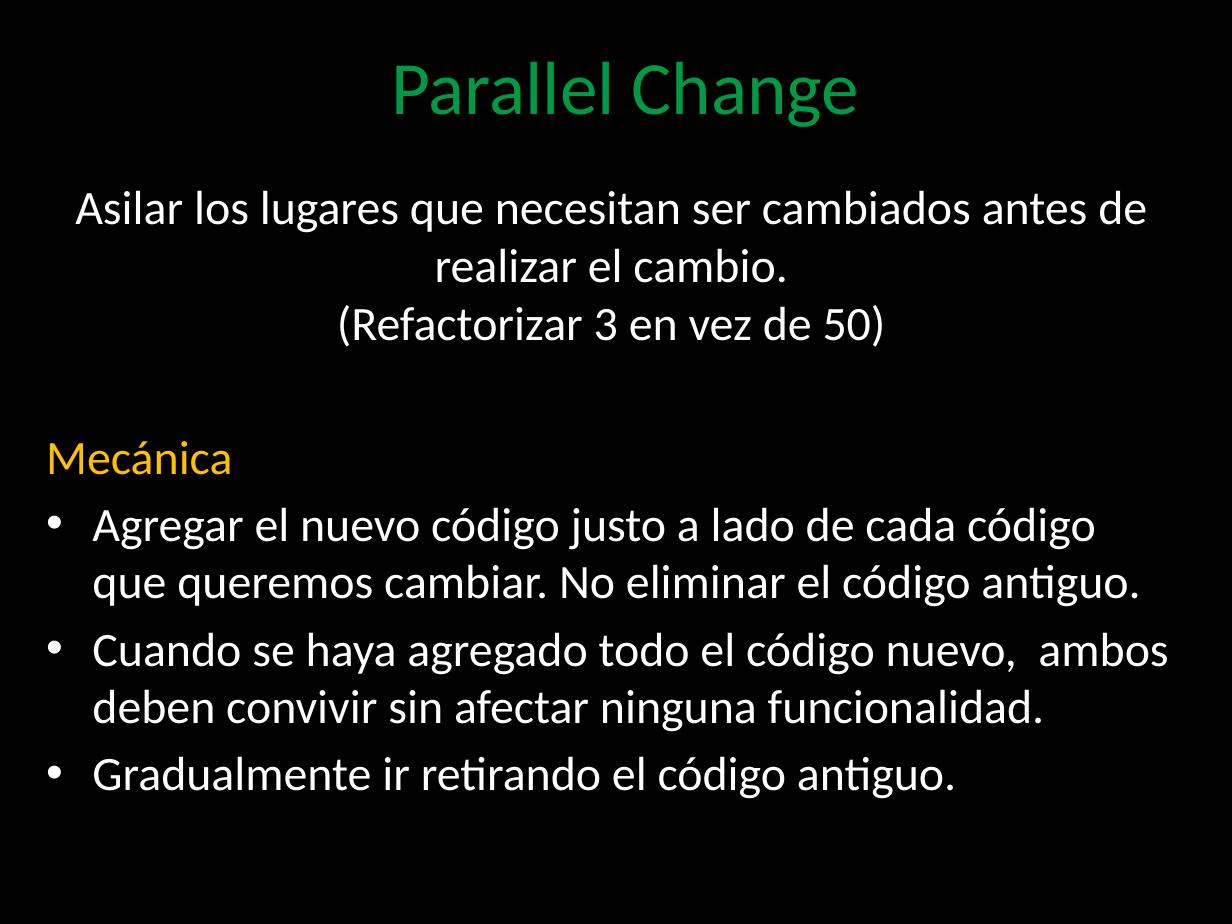
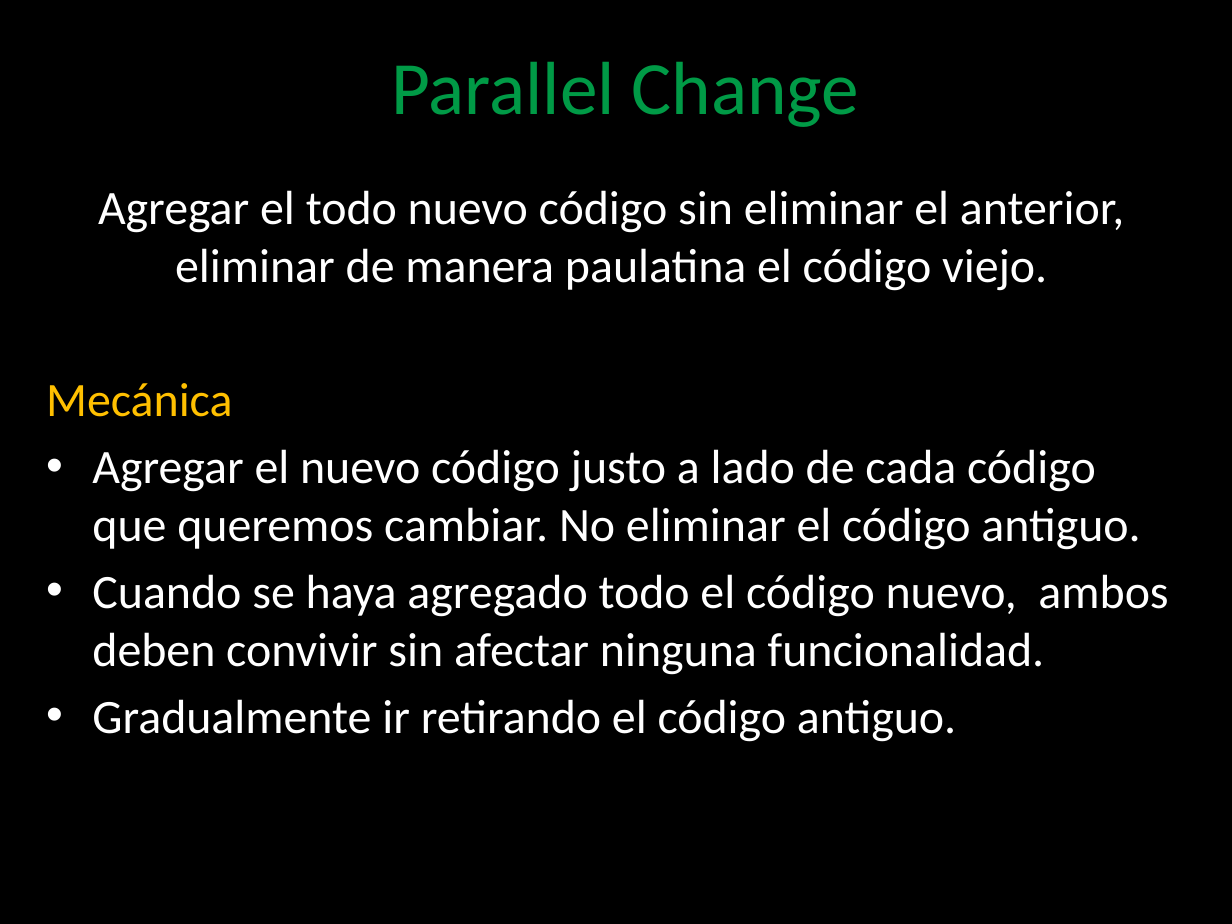
Before and after one commit to angelnunezsalazar/Code-Smells-and-Refactoring, a slide deck: slide 59 of Diapositivas/Code Smells and Refactoring.pptx (slide 60 before the commit). Drawn at 1232x924 pixels with LibreOffice and Linux fonts; fonts in the diff are those of the drawing; background and template pictures are left out. Boxes give left, top, right and bottom in pixels: in the first picture for what was removed or moved away, otherwise in the second. Text is boxed around its words. In the diff, an @@ line names an element or a change of style, - is before the commit and + after.

Commit message:
Slides Fixes

```diff
--- a/Diapositivas/Code Smells and Refactoring.pptx
+++ b/Diapositivas/Code Smells and Refactoring.pptx
@@ text at <box>98,190,1124,291</box>: text changed @@
-Asilar los lugares que necesitan ser cambiados antes de realizar el cambio.
-(Refactorizar 3 en vez de 50)
+Agregar el todo nuevo código sin eliminar el anterior, eliminar de manera paulatina el código viejo.
```
Also in this commit, not shown: 1 other slide changed, 1 slide added, 2 other files.
